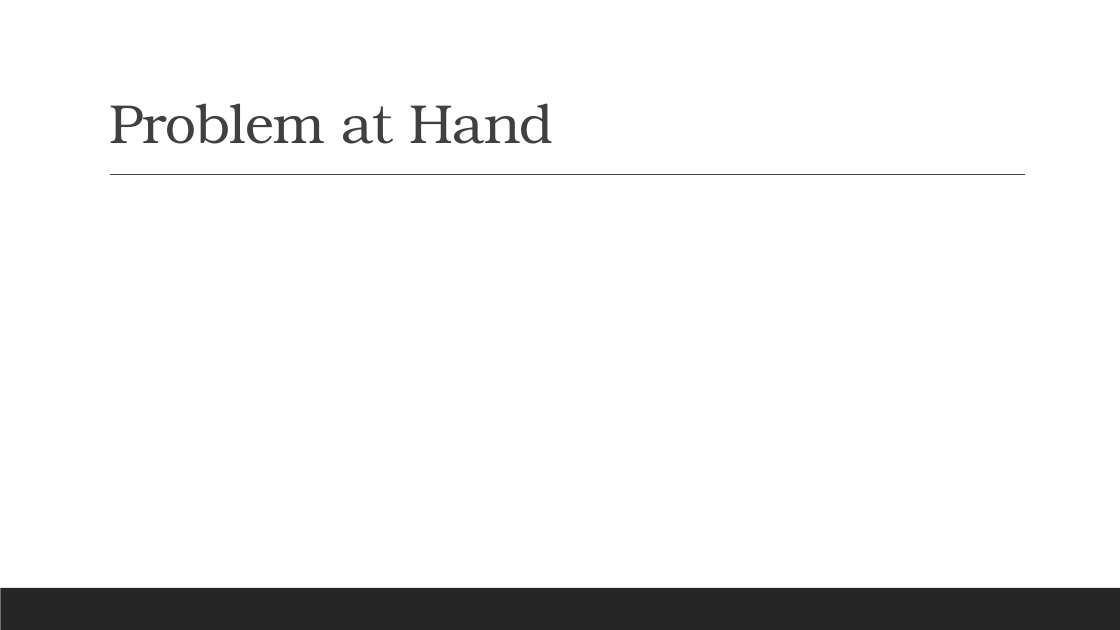
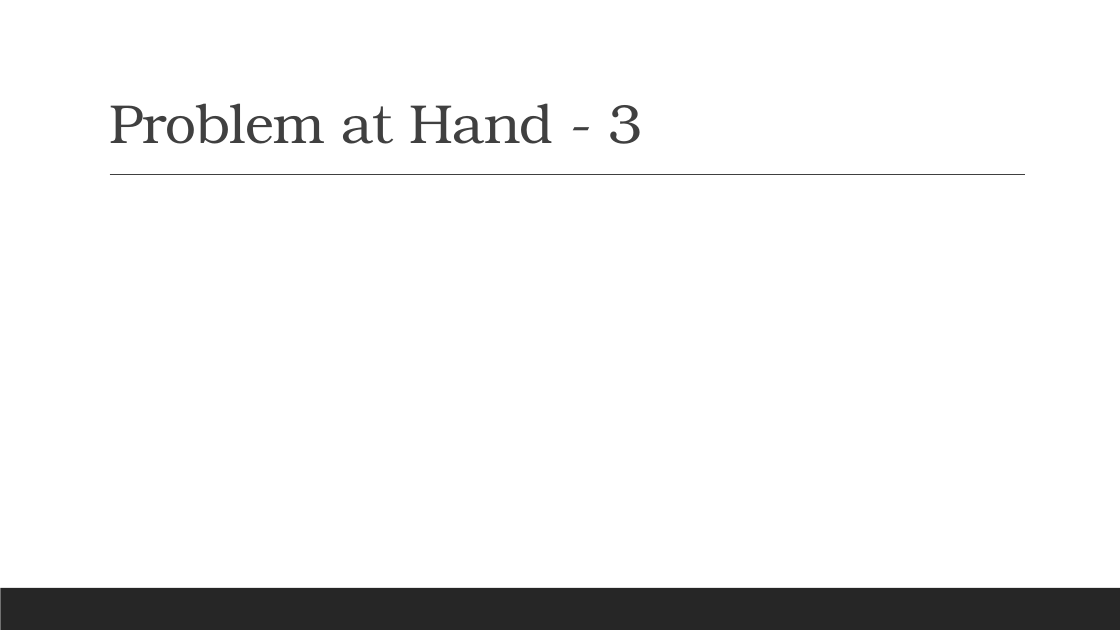
Before and after one commit to Suthendran/PHYS-437-B-Thesis, a slide deck: slide 26 of Electron Musical Chairs.pptx (slide 17 before the commit). Drawn at 1120x630 pixels with LibreOffice and Linux fonts; fonts in the diff are those of the drawing; grey boxes stand for pictures. Boxes give left, top, right and bottom in pixels: in the first picture for what was removed or moved away, otherwise in the second. Text is boxed around its words. In the diff, an @@ line names an element or a change of style, - is before the commit and + after.

```diff
--- a/Electron Musical Chairs.pptx
+++ b/Electron Musical Chairs.pptx
@@ title at <box>109,103,642,144</box>: text changed @@
-Problem at Hand
+Problem at Hand - 3
```
Also in this commit, not shown: 7 other slides changed, 28 slides added, 4 slides removed, 1 other file.
